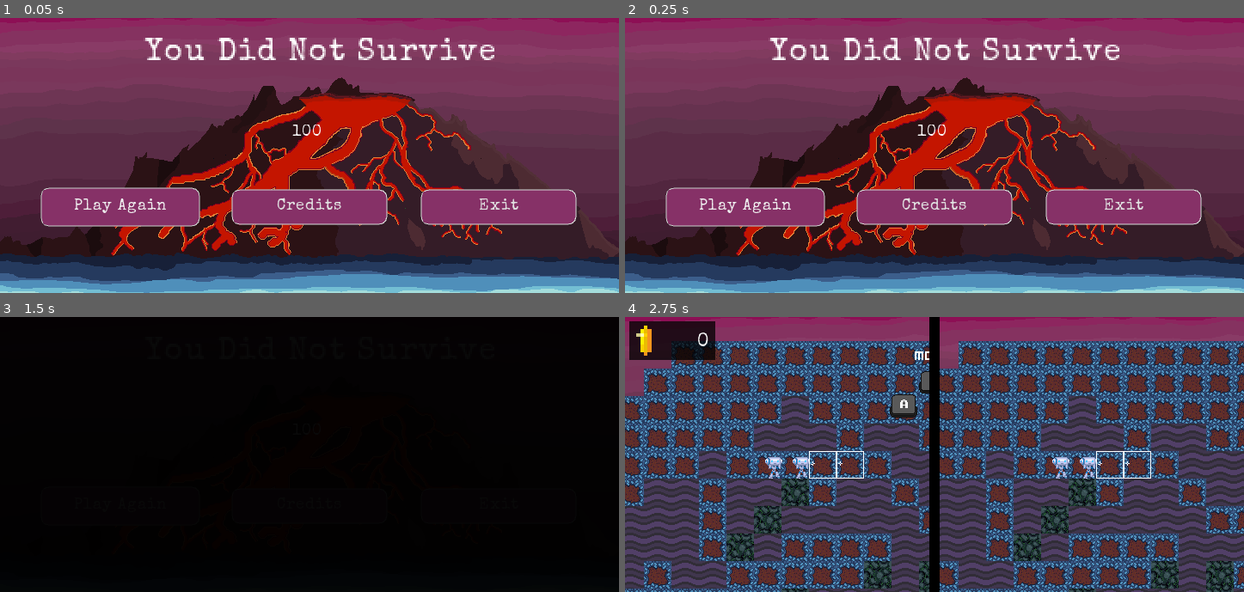
Above: before the commit, frames 1-4 (two rows, left to right).
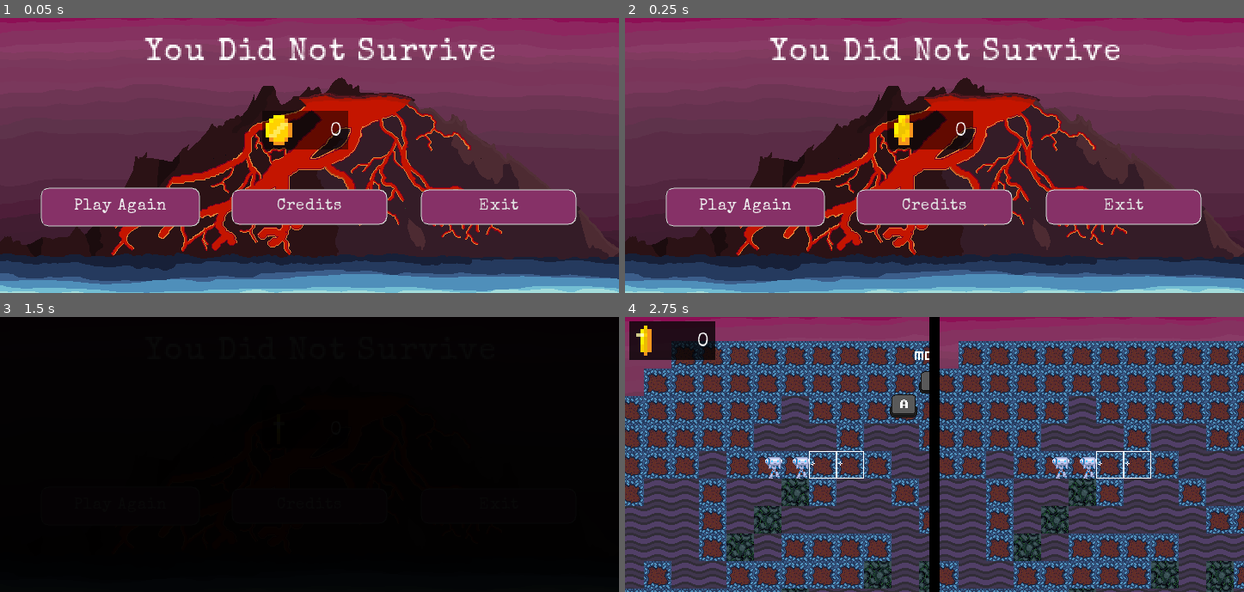
Above: after the commit, the same moments.

Repository: HaywardMorihara/SurviveTheIsland
Game: Godot game, scene res://src/UserInterface/GameOver.tscn
Same seed, same stepped clock (60 frames per second), same inputs: the game is played once before the commit and once after it. This scene is started directly instead of the project's main scene. Sound files missing from this copy of the repository are replaced by a short silence.
Inputs (mouse positions are in pixels of both pictures, inside the frame that each line leads up to):
- Up to frame 1 (0.05 s): no input
- Up to frame 2 (0.25 s): no input
- Up to frame 3 (1.5 s): click "Play Again" at 0.5 s; click "Play Again" at 1.25 s
- Up to frame 4 (2.75 s): move the mouse to (1070, 440) at 2.02 s; hold D (move_right) from 2.03 s (still down); hold Tab (splitscreen) from 2.03 s (still down); tap W (jump) at 2.27 s

The runs differ from the first frame. In frame 1, 1.4% of the frame differs, in the area x 42-57%, y 33-48%; in frame 2, 1.3%; in frame 3, less than 0.1%; in frame 4, nothing differs.
Error before the commit: Invalid get index 'LIMIT_LEFT' (on base: 'null instance'). (res://src/Main/Game.gd:26)
Error after the commit: Invalid get index 'LIMIT_LEFT' (on base: 'null instance'). (res://src/Main/Game.gd:31)

Commit message:
Show Coin Count on the GameOver Menu
Some additional refactoring of the code

Made the count a Global variable because it needs to be passed between scenes

Also, changed the GamOver transitions to all happen from the Game scene (via signals)

Diff:
--- a/project.godot
+++ b/project.godot
@@ -49,6 +49,10 @@
 run/main_scene="res://src/UserInterface/MainMenu.tscn"
 config/icon="res://icon.png"
 target_fps="60"
+
+[autoload]
+
+Global="*res://src/Global.gd"
 
 [debug]
 
--- a/src/Actors/Player.gd
+++ b/src/Actors/Player.gd
@@ -2,8 +2,6 @@
 extends Actor
 
 
-# warning-ignore:unused_signal
-signal collect_coin()
 signal block_placed(block)
 
 const FLOOR_DETECT_DISTANCE = 20.0
@@ -162,3 +160,7 @@
 func _input(event):
 	if event is InputEventMouseMotion:
 		$UI/ControlsTutorial.has_aimed = true
+
+
+func collect_coin():
+	Global.coins_collected += 1
--- /dev/null
+++ b/src/Global.gd
@@ -0,0 +1,3 @@
+extends Node
+
+var coins_collected := 0
--- a/src/Level/Level.gd
+++ b/src/Level/Level.gd
@@ -1,6 +1,7 @@
 extends Node2D
 
-onready var animation_player = get_node('../Transition/Background/AnimationPlayer')
+signal player_out_of_bounds
+
 
 const LIMIT_LEFT = -315
 const LIMIT_TOP = -250
@@ -23,4 +24,4 @@
 
 func _on_FallDeath_body_entered(body):
 	if body.name == 'Player':
-		animation_player.play("FadeGameOver")
+		emit_signal("player_out_of_bounds")
--- a/src/Main/Game.gd
+++ b/src/Main/Game.gd
@@ -6,9 +6,14 @@
 # The "_" prefix is a convention to indicate that variables are private,
 # that is to say, another node or script should not access them.
 onready var _pause_menu = $InterfaceLayer/PauseMenu
+onready var animation_player = $Transition/Background/AnimationPlayer
 
 var eruption = load("res://src/Weather/Eruption.gd").new()
 
+var coins_collected := 0
+
+func _ready():
+	Global.coins_collected = 0
 
 func _init():
 	OS.min_window_size = OS.window_size
@@ -71,5 +76,14 @@
 			for lp in lava_pieces:
 				self.add_child(lp)
 				lp.connect("place_coin", $Level/Coins, "_on_LavaPiece_place_coin")
+				lp.connect("hit_player", self, "_on_LavaPiece_hit_player")
 
 	$WeatherTimer.start()
+
+
+func _on_Level_player_out_of_bounds():
+	animation_player.play("FadeGameOver")
+
+
+func _on_LavaPiece_hit_player():
+	animation_player.play("FadeGameOver")
--- a/src/Main/Game.tscn
+++ b/src/Main/Game.tscn
@@ -96,6 +96,7 @@
 anims/Alert = SubResource( 2 )
 anims/RESET = SubResource( 7 )
 
+[connection signal="player_out_of_bounds" from="Level" to="." method="_on_Level_player_out_of_bounds"]
 [connection signal="block_placed" from="Level/Player" to="Level" method="_on_Player_block_placed"]
 [connection signal="alert_finished" from="InterfaceLayer/WeatherAlert" to="." method="_on_WeatherAlert_alert_finished"]
 [connection signal="timeout" from="InterfaceLayer/WeatherAlert/Timer" to="InterfaceLayer/WeatherAlert" method="_on_Timer_timeout"]
--- a/src/Objects/Coin.gd
+++ b/src/Objects/Coin.gd
@@ -14,4 +14,4 @@
 func _on_body_entered(_body):
 	if _body.is_in_group("player"):
 		animation_player.play("picked")
-		_body.emit_signal("collect_coin")
+		_body.collect_coin()
--- a/src/UserInterface/CoinsCounter.gd
+++ b/src/UserInterface/CoinsCounter.gd
@@ -1,24 +1,13 @@
 extends Panel
 
-var coins_collected = 0
 onready var coins_label = $Label
 
-
 func _ready():
-	coins_label.set_text(str(coins_collected))
+	coins_label.set_text(str(Global.coins_collected))
 	# Static types are necessary here to avoid warnings.
 	var anim_sprite: AnimatedSprite = $AnimatedSprite
 	anim_sprite.play()
-	# Check if the game is in splitscreen mode by checking the scene root name.
-	if get_tree().get_root().get_child(0).name == "Splitscreen":
-		var _level_node = get_node(@"../../../../Black/SplitContainer/ViewportContainer1/Viewport1/Level")
-		_level_node.get_node("Player1").connect("collect_coin", self, "_collect_coin")
-		_level_node.get_node("Player2").connect("collect_coin", self, "_collect_coin")
-	else:
-		var _player_path = get_node(@"../../../../Level/Player")
-		_player_path.connect("collect_coin", self, "_collect_coin")
 
 
-func _collect_coin():
-	coins_collected += 1
-	coins_label.set_text(str(coins_collected))
+func _process(delta):
+	coins_label.set_text(str(Global.coins_collected))
--- a/src/UserInterface/GameOver.gd
+++ b/src/UserInterface/GameOver.gd
@@ -2,6 +2,7 @@
 
 func _ready():
 	$Play.grab_focus()
+
 
 func _on_Play_pressed():
 	$Transition/Background/AnimationPlayer.play("Fade")
--- a/src/UserInterface/GameOver.tscn
+++ b/src/UserInterface/GameOver.tscn
@@ -1,9 +1,10 @@
-[gd_scene load_steps=5 format=2]
+[gd_scene load_steps=6 format=2]
 
 [ext_resource path="res://src/UserInterface/Transition.tscn" type="PackedScene" id=1]
 [ext_resource path="res://assets/art/background/volcano new and improved1.png" type="Texture" id=2]
 [ext_resource path="res://src/UserInterface/GameOver.gd" type="Script" id=3]
 [ext_resource path="res://assets/theme/STI_Theme.tres" type="Theme" id=4]
+[ext_resource path="res://src/UserInterface/CoinsCounter.tscn" type="PackedScene" id=5]
 
 [node name="GameOver" type="Control"]
 anchor_right = 1.0
@@ -24,6 +25,12 @@
 rect_scale = Vector2( 2, 2 )
 theme = ExtResource( 4 )
 text = "You Did Not Survive"
+
+[node name="CoinsCounter" parent="." instance=ExtResource( 5 )]
+margin_left = 305.0
+margin_top = 108.0
+margin_right = 405.0
+margin_bottom = 153.0
 
 [node name="Play" type="Button" parent="."]
 margin_left = 50.0
@@ -61,14 +68,6 @@
 
 [node name="Transition" parent="." instance=ExtResource( 1 )]
 
-[node name="Total" type="Label" parent="."]
-margin_left = 340.0
-margin_top = 124.0
-margin_right = 380.0
-margin_bottom = 138.0
-theme = ExtResource( 4 )
-text = "100"
-
 [connection signal="pressed" from="Play" to="." method="_on_Play_pressed"]
 [connection signal="pressed" from="Credits" to="." method="_on_Credits_pressed"]
 [connection signal="pressed" from="Exit" to="." method="_on_Exit_pressed"]
--- a/Transition.gd
+++ b/src/UserInterface/Transition.gd
@@ -1,5 +1,4 @@
 extends CanvasLayer
-
 
 
 func _on_AnimationPlayer_animation_finished(_anim_name):
--- a/src/UserInterface/Transition.tscn
+++ b/src/UserInterface/Transition.tscn
@@ -1,6 +1,6 @@
 [gd_scene load_steps=8 format=2]
 
-[ext_resource path="res://Transition.gd" type="Script" id=1]
+[ext_resource path="res://src/UserInterface/Transition.gd" type="Script" id=1]
 
 [sub_resource type="Animation" id=1]
 resource_name = "Fade"
--- a/src/Weather/LavaPiece.gd
+++ b/src/Weather/LavaPiece.gd
@@ -2,6 +2,7 @@
 extends RigidBody2D
 
 signal place_coin(pos)
+signal hit_player()
 
 export var coin_probability_denominator := 3
 
@@ -10,7 +11,7 @@
 
 func _on_RigidBody2D_body_entered(body):
 	if body.name == 'Player':
-		animation_player.play("FadeGameOver")
+		emit_signal("hit_player")
 		self.queue_free()
 	elif body.name == 'TileMap':
 		# break block
